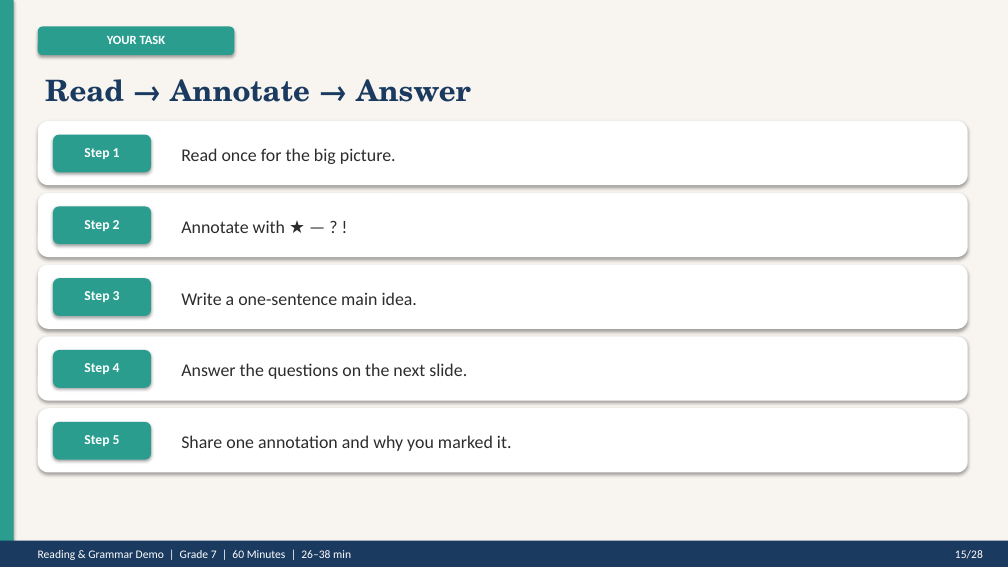
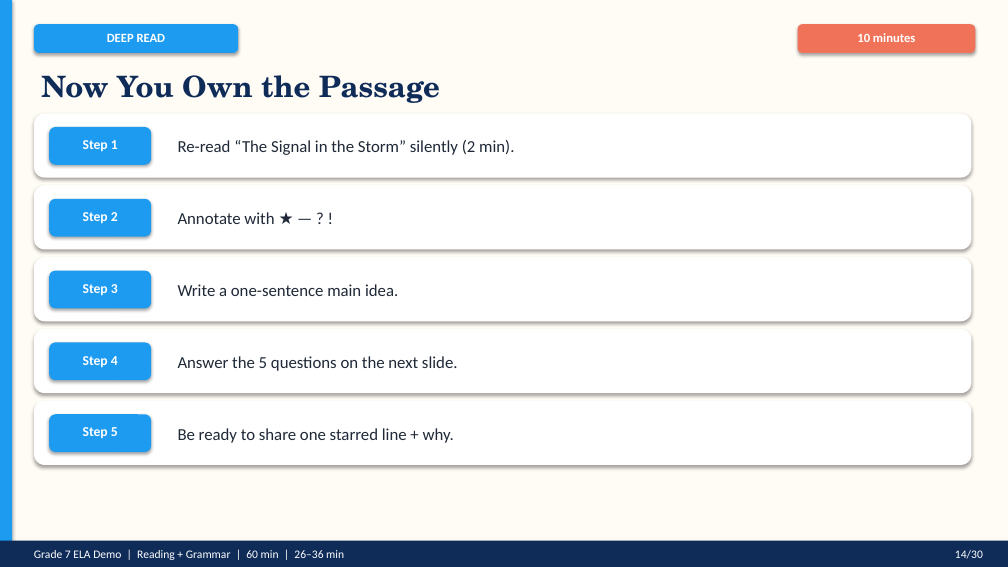
Before and after one commit to bhushanjain143/class-nodes-, a slide deck: slide 15 of Grade7_Reading_Grammar_60min_Demo.pptx. Drawn at 1008x567 pixels with LibreOffice and Linux fonts; fonts in the diff are those of the drawing. Boxes give left, top, right and bottom in pixels: in the first picture for what was removed or moved away, otherwise in the second. Text is boxed around its words. In the diff, an @@ line names an element or a change of style, - is before the commit and + after.

```diff
--- a/Grade7_Reading_Grammar_60min_Demo.pptx
+++ b/Grade7_Reading_Grammar_60min_Demo.pptx
@@ rectangle at (0,0,1008,567): fill #F8F5F0 to #FFFBF5 @@
@@ rounded rectangle: place and size @@
-rounded rectangle at (38,26,234,55)
+rounded rectangle at (34,24,238,53)
@@ rounded rectangle added at (798,24,975,53), fill #F07359 @@
@@ text at (107,34,166,42): text changed @@
-YOUR TASK
+DEEP READ
@@ text added at (857,33,915,42), 12 pt, text #FFFFFF, bold @@
+10 minutes
@@ text added at (41,75,440,103), 28 pt, text #0F2C59, bold @@
+Now You Own the Passage
@@ text removed at (45,79,471,102) @@
-Read → Annotate → Answer
@@ rounded rectangle: place and size @@
-rounded rectangle at (38,121,968,185)
+rounded rectangle at (34,113,972,178)
@@ fill #2A9D8F to #1D9BF0 in 7 elements at (0,0,12,567), (34,24,238,53), (49,199,151,237), (49,271,151,309), (49,343,151,380), (49,414,151,452), (49,127,151,165) @@
@@ text "Step 1": place and size @@
-text "Step 1" at (84,148,120,159)
+text "Step 1" at (83,140,118,151)
@@ rounded rectangle: place and size @@
-rounded rectangle at (53,135,151,172)
+rounded rectangle at (49,127,151,165)
@@ text at (178,140,514,155): text changed; size 17 to 16 pt; text colour #2D2D2D to #1F2937 @@
-Read once for the big picture.
+Re-read “The Signal in the Storm” silently (2 min).
@@ rounded rectangle: place and size @@
-rounded rectangle at (38,193,968,257)
+rounded rectangle at (34,185,972,250)
@@ text "Step 2": place and size @@
-text "Step 2" at (84,220,120,231)
+text "Step 2" at (83,212,118,223)
@@ rounded rectangle: place and size @@
-rounded rectangle at (53,206,151,244)
+rounded rectangle at (49,199,151,237)
@@ text "Annotate with ★ — ? ...": place and size @@
-text "Annotate with ★ — ? ..." at (181,220,285,233)
+text "Annotate with ★ — ? ..." at (178,212,274,224)
@@ text "Annotate with ★ — ? ..." at (178,212,274,224): size 17 to 16 pt, text colour #2D2D2D to #1F2937 @@
@@ rounded rectangle: place and size @@
-rounded rectangle at (38,265,968,329)
+rounded rectangle at (34,257,972,321)
@@ text "Step 3": place and size @@
-text "Step 3" at (84,291,120,302)
+text "Step 3" at (83,284,118,295)
@@ rounded rectangle: place and size @@
-rounded rectangle at (53,278,151,316)
+rounded rectangle at (49,271,151,309)
@@ text "Write a one-sentence main idea." at (178,284,398,296): size 17 to 16 pt, text colour #2D2D2D to #1F2937 @@
@@ text "Write a one-sentence main idea.": place and size @@
-text "Write a one-sentence main idea." at (181,292,417,305)
+text "Write a one-sentence main idea." at (178,284,398,296)
@@ rounded rectangle: place and size @@
-rounded rectangle at (38,337,968,401)
+rounded rectangle at (34,329,972,393)
@@ text "Step 4": place and size @@
-text "Step 4" at (84,363,120,374)
+text "Step 4" at (83,356,118,367)
@@ rounded rectangle: place and size @@
-rounded rectangle at (53,350,151,388)
+rounded rectangle at (49,343,151,380)
@@ text at (178,356,458,371): text changed; size 17 to 16 pt; text colour #2D2D2D to #1F2937 @@
-Answer the questions on the next slide.
+Answer the 5 questions on the next slide.
@@ rounded rectangle: place and size @@
-rounded rectangle at (38,408,968,473)
+rounded rectangle at (34,401,972,465)
@@ rounded rectangle: place and size @@
-rounded rectangle at (53,422,151,460)
+rounded rectangle at (49,414,151,452)
@@ text "Step 5": place and size @@
-text "Step 5" at (84,435,120,446)
+text "Step 5" at (83,427,118,438)
@@ text at (178,428,454,443): text changed; size 17 to 16 pt; text colour #2D2D2D to #1F2937 @@
-Share one annotation and why you marked it.
+Be ready to share one starred line + why.
@@ rectangle at (0,541,1008,567): fill #1B3A5F to #0F2C59 @@
@@ text at (34,550,344,560): text changed @@
-Reading & Grammar Demo | Grade 7 | 60 Minutes | 26–38 min
+Grade 7 ELA Demo | Reading + Grammar | 60 min | 26–36 min
@@ text at (955,550,983,559): text changed @@
-15/28
+14/30
```
Also in this commit, not shown: 4 other slides changed, 25 slides added, 23 slides removed.
